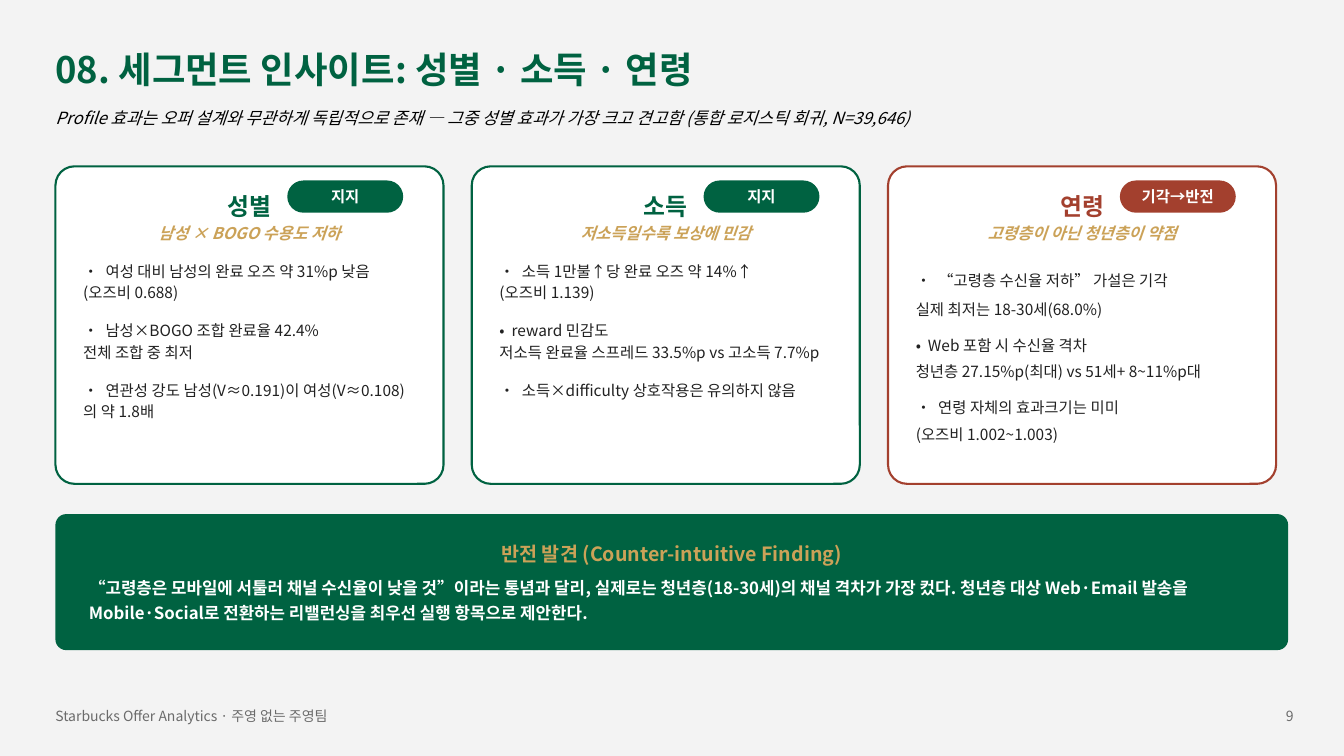
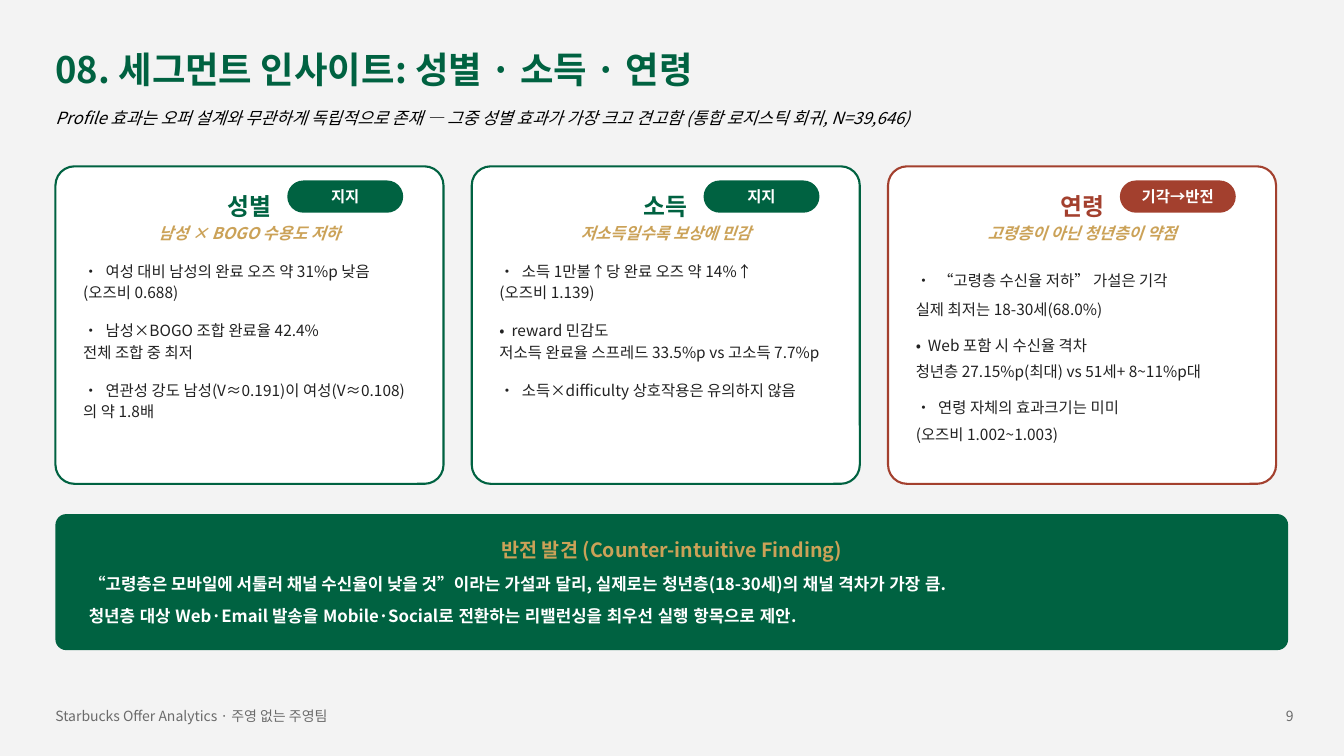
Before and after one commit to Sicheol-Pyo/ai-data-bootcamp, a slide deck: slide 9 of project_2/주영 없는 주영팀 Project2 발표자료.pptx. Drawn at 1344x756 pixels with LibreOffice and Linux fonts; fonts in the diff are those of the drawing. Boxes give left, top, right and bottom in pixels: in the first picture for what was removed or moved away, otherwise in the second. Text is boxed around its words. In the diff, an @@ line names an element or a change of style, - is before the commit and + after.

```diff
--- a/project_2/주영 없는 주영팀 Project2 발표자료.pptx
+++ b/project_2/주영 없는 주영팀 Project2 발표자료.pptx
@@ text in rounded rectangle at (89, 575, 946, 624): text changed @@
-“고령층은 모바일에 서툴러 채널 수신율이 낮을 것”이라는 통념과 달리, 실제로는 청년층(18-30세)의 채널 격차가 가장 컸다. 청년층 대상 Web·Email 발송을 Mobile·Social로 전환하는 리밸런싱을 최우선 실행 항목으로 제안한다.
+“고령층은 모바일에 서툴러 채널 수신율이 낮을 것”이라는 가설과 달리, 실제로는 청년층(18-30세)의 채널 격차가 가장 큼.
+청년층 대상 Web·Email 발송을 Mobile·Social로 전환하는 리밸런싱을 최우선 실행 항목으로 제안.
```
Also in this commit, not shown: 6 other slides changed, 4 other files.
